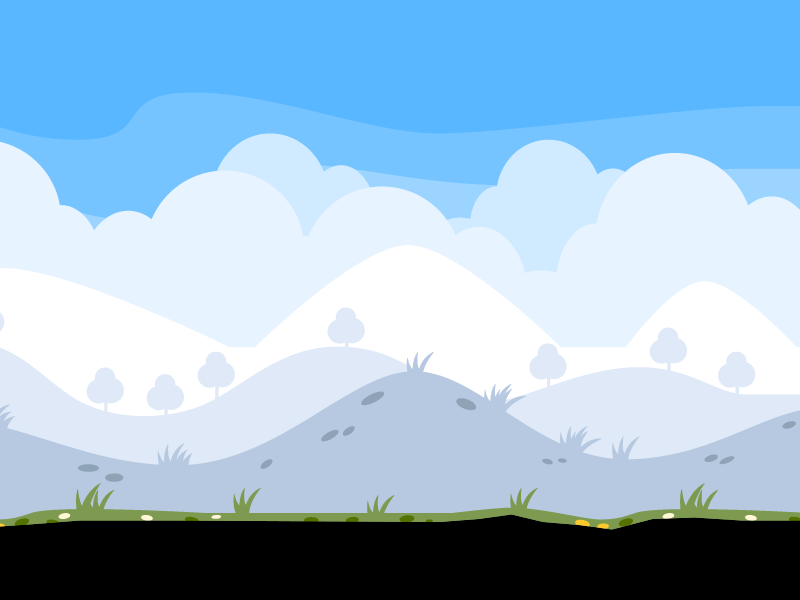
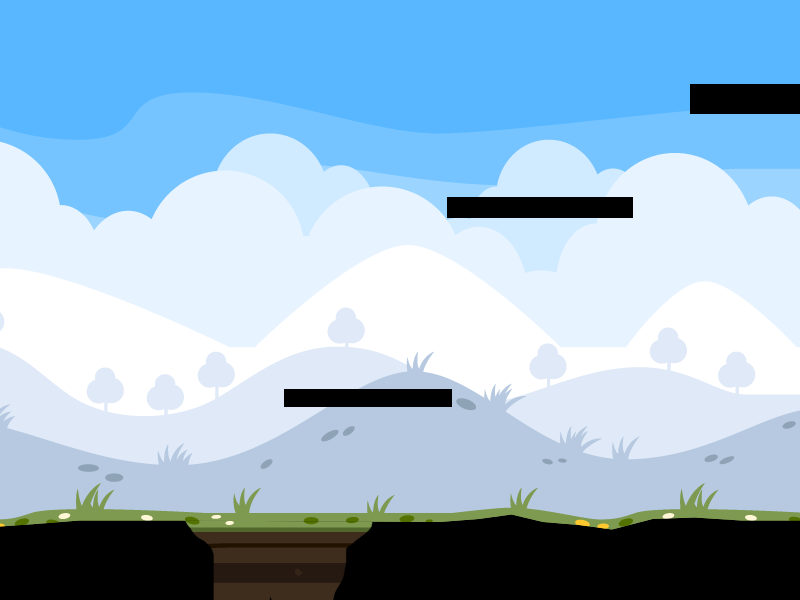
The second 800 × 600 image is a revision of the first. Changes to its layers:
painted on "Boden genau" over box(185, 84, 800, 600)
